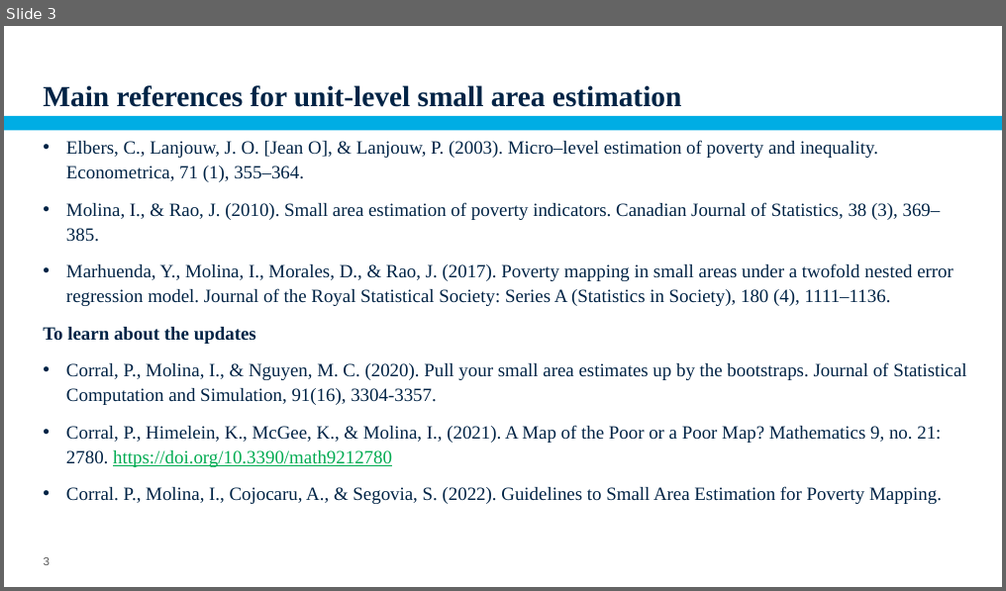
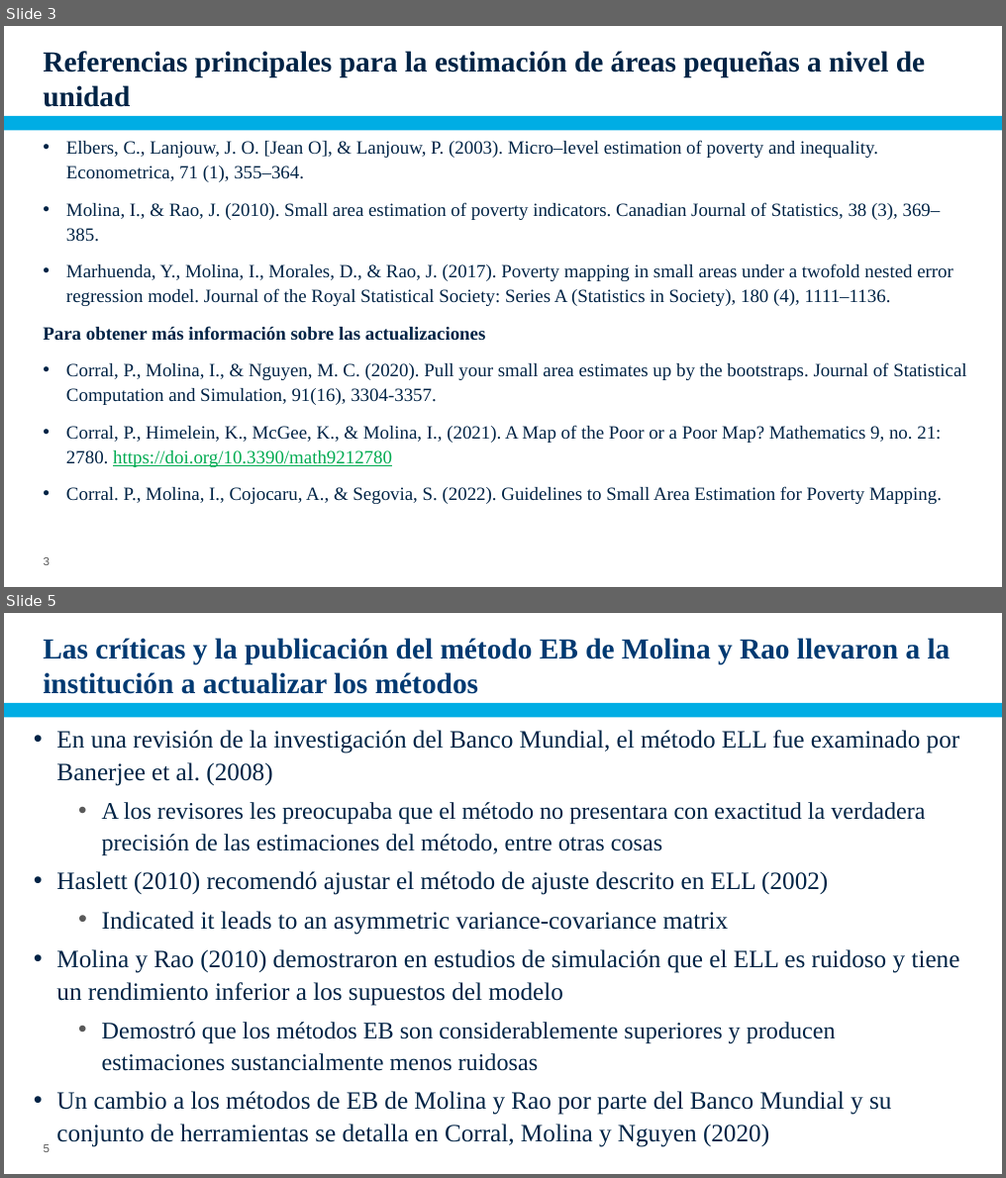
Before and after one commit to pcorralrodas/wb_sae_training, a slide deck: 03.Presentations/Small Area Estimation.pptx. Shown one above the other, each under a label of ours: slide 3 before the commit, slides 3 and 5 after it; the slides between them are not shown. The pictures are 1006x591 and 1006x1178 pixels, drawn with LibreOffice and Linux fonts; fonts in the diff are those of the drawing; background and template pictures are left out. Boxes give left, top, right and bottom in pixels: in the first picture for what was removed or moved away, otherwise in the second. Text is boxed around its words. In the diff, an @@ line names an element or a change of style, - is before the commit and + after.

Commit message:
Updated unitl-level models

```diff
--- a/03.Presentations/Small Area Estimation.pptx
+++ b/03.Presentations/Small Area Estimation.pptx
@@ slide 5 added at (x1=4, y1=613, x2=1002, y2=1174), background #FFFFFF; not listed: 1 template element that a slide beside it also shows @@
@@ title added at (x1=43, y1=638, x2=950, y2=694), 28 pt, text #003971, bold @@
+Las críticas y la publicación del método EB de Molina y Rao llevaron a la institución a actualizar los métodos
@@ text added at (x1=56, y1=730, x2=960, y2=1148), 24 pt, text #002345 @@
+    • En una revisión de la investigación del Banco Mundial, el método ELL fue examinado por Banerjee et al. (2008)
+      • A los revisores les preocupaba que el método no presentara con exactitud la verdadera precisión de las estimaciones del método, entre otras cosas
+    • Haslett (2010) recomendó ajustar el método de ajuste descrito en ELL (2002)
+      • Indicated it leads to an asymmetric variance-covariance matrix
+    • Molina y Rao (2010) demostraron en estudios de simulación que el ELL es ruidoso y tiene un rendimiento inferior a los supuestos del modelo
+      • Demostró que los métodos EB son considerablemente superiores y producen estimaciones sustancialmente menos ruidosas
+    • Un cambio a los métodos de EB de Molina y Rao por parte del Banco Mundial y su conjunto de herramientas se detalla en Corral, Molina y Nguyen (2020)
@@ page number added at (x1=44, y1=1145, x2=50, y2=1153), 11 pt, text #595959 @@
+5
@@ slide 3 changed as well @@
@@ title at (x1=43, y1=51, x2=925, y2=107): text changed @@
-Main references for unit-level small area estimation
+Referencias principales para la estimación de áreas pequeñas a nivel de unidad
@@ text at (x1=43, y1=326, x2=486, y2=341): text changed @@
-    To learn about the updates
+    Para obtener más información sobre las actualizaciones
```
Also in this commit, not shown: 12 other slides changed, 10 other slides added, 9 slides removed.
